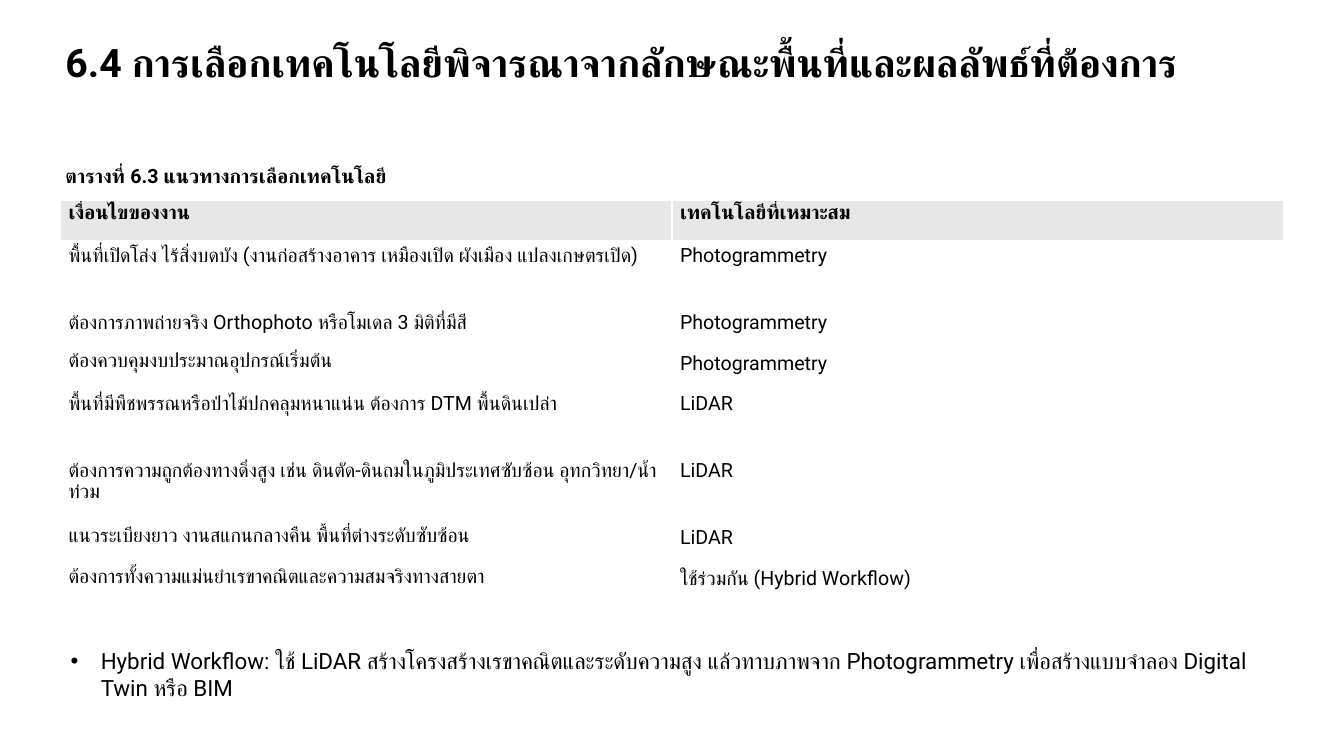
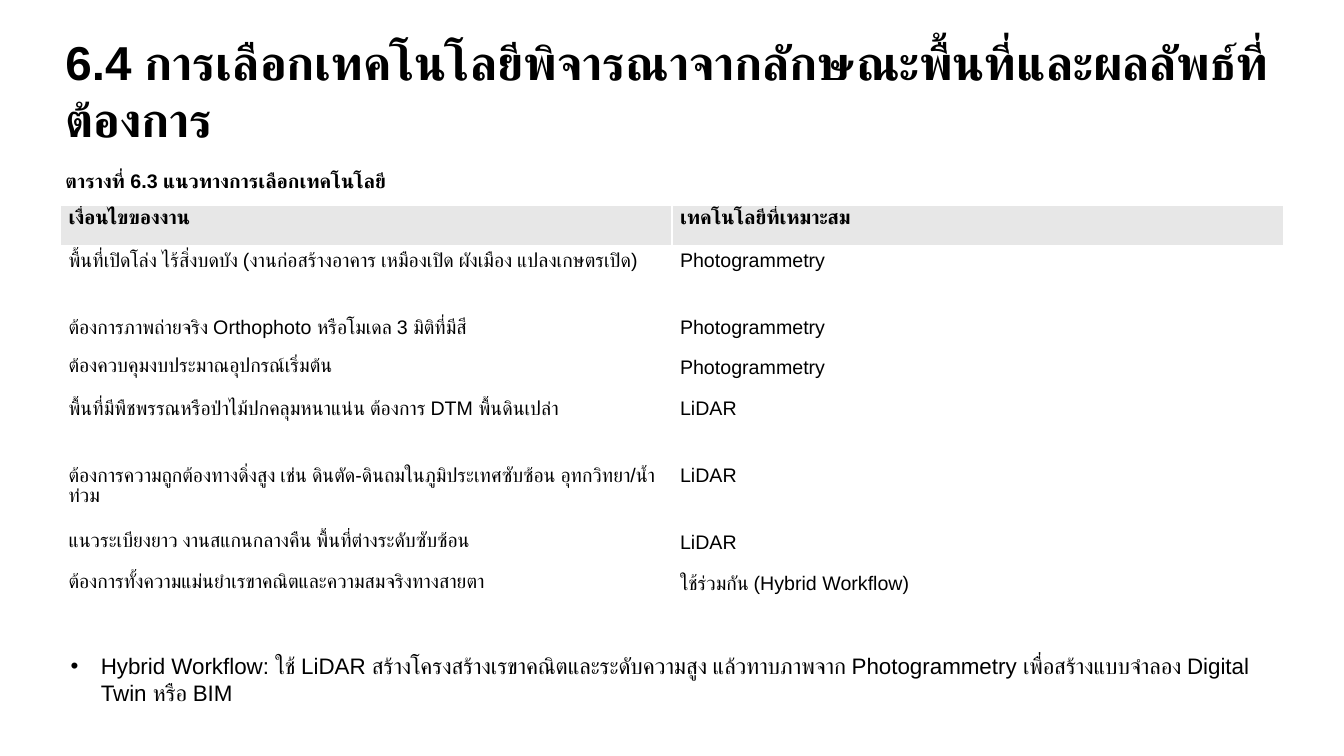
Before and after one commit to soravisAmn/Presentation, a slide deck: slide 29 of Surveying Technologies/draft#1/draft1.pptx. Drawn at 1344x756 pixels with LibreOffice and Linux fonts; fonts in the diff are those of the drawing. Boxes give left, top, right and bottom in pixels: in the first picture for what was removed or moved away, otherwise in the second. Text is boxed around its words. In the diff, an @@ line names an element or a change of style, - is before the commit and + after.

```diff
--- a/Surveying Technologies/draft#1/draft1.pptx
+++ b/Surveying Technologies/draft#1/draft1.pptx
@@ text "6.4 การเลือกเทคโนโลยีพิจารณาจากลักษณะพื้นที่และผลลัพธ์ที่ต้อ ..." at (65, 43, 1264, 138): size 28 to 34 pt, font Roboto to Arial @@
@@ text "ตารางที่ 6.3 แนวทางการเลือกเทคโนโลยี" at (65, 173, 385, 189): font Roboto to Arial @@
@@ table at (60, 205, 1285, 609) @@
@@ font Roboto to Arial @@
@@ table: place and size @@
-table at (60, 200, 1285, 604)
+table at (60, 205, 1285, 609)
@@ text "Hybrid Workflow: ใช้ LiDAR สร้างโครงสร้างเรขาคณิตและระดับควา ..." at (101, 657, 1249, 702): font Roboto to Arial @@
```
Also in this commit, not shown: 62 other slides changed, 35 other files.
